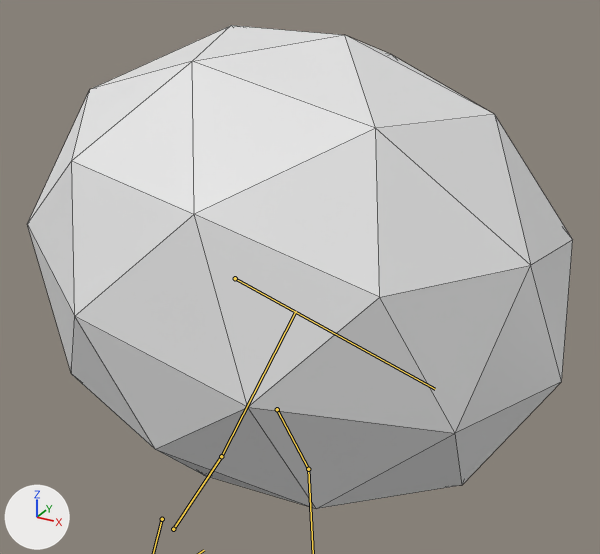
A saved change to the glTF model models/mouse_helmet.gltf.
One viewpoint serves both versions: a 50 mm lens placed at (1.618, -2.163, 3.551), pointed at (0.421, 0.013, 2.463). The axes (+X, +Y, +Z) are drawn at lower left. The lights are the same throughout. Both versions are drawn at frame 30 of the action 'Idle'; the numbers are the values there. The bones that bend it are drawn over the model as lines. Mesh edges are drawn as thin lines.
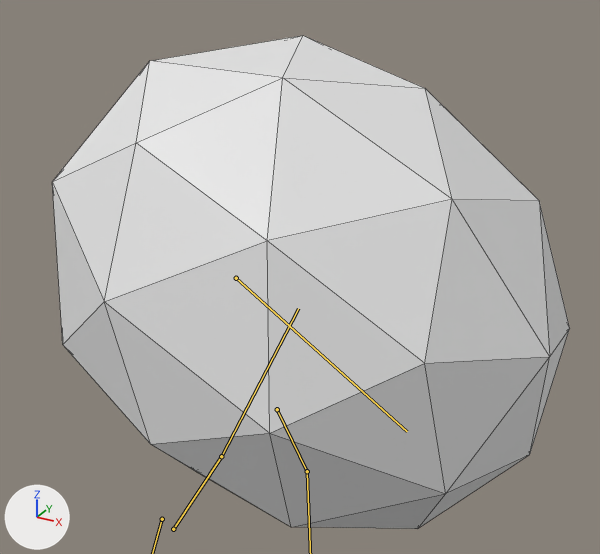
Where the change shows, as pixel boxes (x1, y1, x2, y2) in the pictures (600 x 554 px):
'Icosphere', posed
    before: (27, 25, 573, 509)
    after: (52, 36, 570, 529)
bone 'Bone.002', root to tip
    before: (221, 456) to (296, 311)
    after: (221, 456) to (298, 308)
bone 'Bone.011', root to tip
    before: (235, 278) to (435, 389)
    after: (236, 278) to (407, 431)

Patch to the scene script:
```diff
--- a/models/mouse_helmet.gltf.py
+++ b/models/mouse_helmet.gltf.py
@@ bone_bone_002 @@
 bone_bone_002 = bpy.data.objects['Armature'].pose.bones['Bone.002']  # child of 'Bone.001'
-bone_bone_002.rotation_quaternion = (0.997, 0.0, 0.0, -0.08)  # degrees (0, 0, -9)
+bone_bone_002.rotation_quaternion = (0.996, -0.01, 0.027, -0.08)  # degrees (-1, 3, -9)
@@ bone_bone_011 @@
 bone_bone_011 = bpy.data.objects['Armature'].pose.bones['Bone.011']  # child of 'Bone.002'
-bone_bone_011.rotation_quaternion = (1.0, 0.0, 0.0, -0.027)  # degrees (0, 0, -3)
+bone_bone_011.rotation_quaternion = (0.985, 0.012, -0.037, -0.168)  # degrees (2, -4, -19)
```
